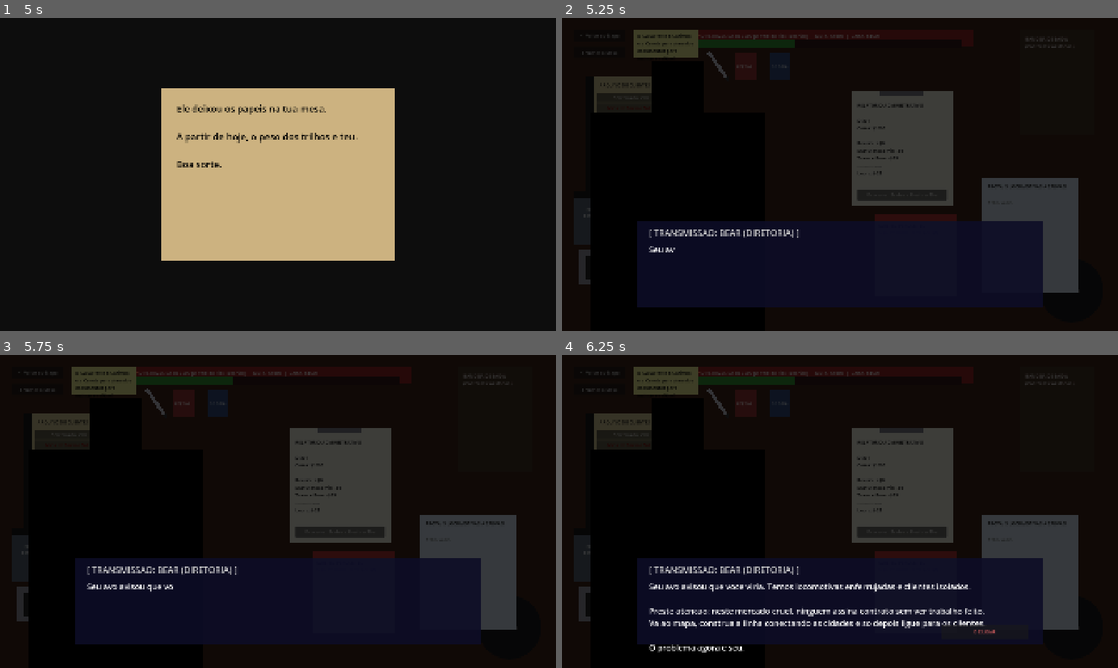
Above: before the commit, frames 1-4 (two rows, left to right).
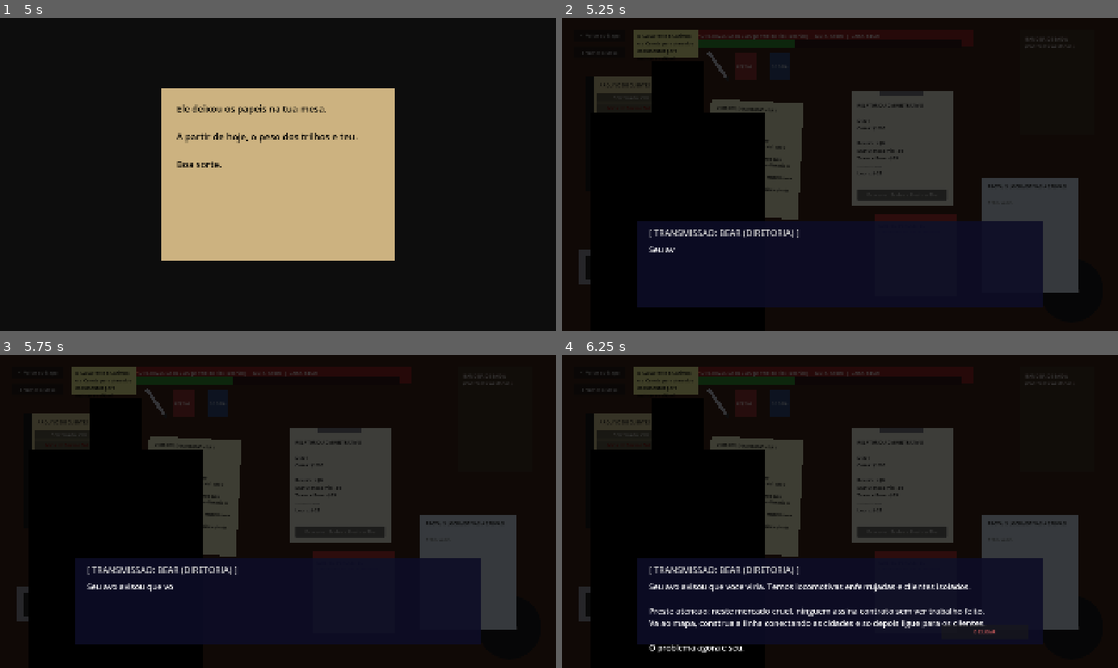
Above: after the commit, the same moments.

Repository: jonathanhenriques/Entregas_Ferroviarias
Game: Godot game, scene res://Main.tscn
The game is run twice, just before and just after one commit, with the same random seed, the same clock (stepped at 60 frames per second) and the same inputs. The project has no main scene, so this scene is started directly.
Inputs (mouse positions are in pixels of both pictures, inside the frame that each line leads up to):
- Up to frame 1 (5 s): click "NOVO JOGO" at 0.5 s; tap Enter at 1.25, 2.75, 4.25 s; move the mouse to (400, 158) at 1.27 s; click (400, 158) at 1.42 s; tap Space (ui_select) at 1.52, 2, 3.5, 4.52 s; drag from (166, 190) to (250, 237) at 2.02 s; move the mouse to (333, 105) at 2.77 s; click (333, 105) at 2.92 s; drag from (250, 237) to (111, 127) at 3.52 s; move the mouse to (444, 221) at 4.27 s; click (444, 221) at 4.42 s
- Up to frame 2 (5.25 s): tap Space (ui_select) at 5 s; drag from (673, 127) to (756, 96) at 5.02 s
- Up to frame 3 (5.75 s): no input
- Up to frame 4 (6.25 s): click "<- Voltar ao Mapa" at 5.75 s

Frame 1 is identical in both runs. In frame 2, 2.7% of the frame differs, in the area x 3-44%, y 26-65%; in frame 3, 2.7%; in frame 4, 2.7%.

Commit message:
removendo as Dicas soltas e introduzindo Documentos Oficiais de Diretrizes que aparecem nos momentos exatos para ensinar o jogador. Formulário de Extensão agora fica escondido e só aparece na mesa se houver algum contrato prestes a vencer no dia seguinte, acompanhado de um bilhete de aviso!  implementada a cutscene de ligação do Agiota para ofertar um empréstimo.

Diff:
--- a/cutscene_dialog.gd
+++ b/cutscene_dialog.gd
@@ -394,3 +394,55 @@
 	full_text += "Va ate la de vez em quando e valide os pacotes. Nao deixe a esteira acumular!"
 
 	_type_next_char(false)
+
+
+
+func start_loan_shark_call() -> void:
+	_reset_ui()
+	current_mode = "LOAN_SHARK"
+
+	name_label.text = "[ TRANSMISSAO DESCONHECIDA ]"
+	name_label.add_theme_color_override("font_color", Color.CRIMSON)
+
+	full_text = "Estou a ver que as coisas vao mal por ai, Diretor... Conta no vermelho, nao e?\n\n"
+	full_text += "Eu posso limpar a sua divida e deixar-lhe com $1500 na mao agora mesmo. "
+	full_text += "Em troca, cobrarei $150 por dia durante os proximos 20 dias.\n\n"
+	full_text += "Pega ou larga. Se disser nao e falir, o problema e seu."
+
+	btn_accept.text = "[ ACEITAR EMPRESTIMO ]"
+	btn_accept.visible = true
+	btn_reject.text = "[ RECUSAR E DESLIGAR ]"
+	btn_reject.visible = true
+
+	_type_next_char(false)
+
+
+func _on_accept_pressed() -> void:
+	if current_mode == "PROPOSAL":
+		contract_accepted.emit(offered_reward)
+		visible = false
+		call_closed.emit()
+	elif current_mode == "FISCAL":
+		fiscal_choice_made.emit(true, offered_reward)
+		visible = false
+		call_closed.emit()
+	elif current_mode == "LOAN_SHARK":
+		if GameManager.has_method("accept_loan_shark"):
+			GameManager.accept_loan_shark()
+		visible = false
+		call_closed.emit()
+
+func _on_reject_pressed() -> void:
+	if current_mode == "PROPOSAL":
+		contract_rejected.emit()
+		visible = false
+		call_closed.emit()
+	elif current_mode == "FISCAL":
+		fiscal_choice_made.emit(false, offered_reward)
+		visible = false
+		call_closed.emit()
+	elif current_mode == "LOAN_SHARK":
+		if GameManager.has_method("reject_loan_shark"):
+			GameManager.reject_loan_shark()
+		visible = false
+		call_closed.emit()
--- a/deskview.gd
+++ b/deskview.gd
@@ -254,6 +254,7 @@
 	pad_extension.color = Color(0.35, 0.4, 0.45)
 	pad_extension.size = Vector2(140, 180)
 	pad_extension.position = Vector2(40, 600)
+	pad_extension.visible = false # ADICIONE ESTA LINHA AQUI!
 	ui_layer.add_child(pad_extension)
 
 	var pad_clip_ext = ColorRect.new()
@@ -1398,58 +1399,42 @@
 	for child in task_vbox.get_children():
 		child.queue_free()
 
-	var has_tasks = false
-
-	if GameManager.broken_tiles.size() > 0:
-		var l = Label.new()
-		l.text = "[!] URGENTE: Consertar a via destruida!"
-		l.add_theme_color_override("font_color", Color.RED)
-		l.add_theme_font_size_override("font_size", 14)
-		l.autowrap_mode = TextServer.AUTOWRAP_WORD_SMART
-		l.custom_minimum_size = Vector2(260, 0)
-		task_vbox.add_child(l)
-		has_tasks = true
+	if GameManager.active_contracts.size() == 0:
+		var lbl = Label.new()
+		lbl.text = "Nenhum contrato ativo no momento."
+		lbl.add_theme_color_override("font_color", Color.DIM_GRAY)
+		lbl.add_theme_font_size_override("font_size", 12)
+		task_vbox.add_child(lbl)
+		return
 
 	for c in GameManager.active_contracts:
+		var lbl = Label.new()
+		var rid = c["route_id"]
+		var t = "- " + c["company_name"] + "\n  Status: "
+
 		if c.has("pending_route_days"):
-			var l = Label.new()
-			l.text = "[ ] Via p/ " + c["route_name"] + " (" + str(c["pending_route_days"]) + "d)"
-			l.add_theme_color_override("font_color", Color(0.7, 0.1, 0.1))
-			l.add_theme_font_size_override("font_size", 14)
-			l.autowrap_mode = TextServer.AUTOWRAP_WORD_SMART
-			l.custom_minimum_size = Vector2(260, 0)
-			task_vbox.add_child(l)
-			has_tasks = true
-
-	for k in GameManager.routes_under_construction.keys():
-		var d = GameManager.routes_under_construction[k]
-		if d > 0:
-			var l = Label.new()
-			l.text = "[ ] Aguardar Obras na Via (" + str(d) + "d)"
-			l.add_theme_color_override("font_color", Color(0.2, 0.2, 0.6))
-			l.add_theme_font_size_override("font_size", 14)
-			l.autowrap_mode = TextServer.AUTOWRAP_WORD_SMART
-			l.custom_minimum_size = Vector2(260, 0)
-			task_vbox.add_child(l)
-			has_tasks = true
-			break
-
-	if GameManager.money < 0:
-		var l = Label.new()
-		l.text = "[!] SALDO NEGATIVO! Gerar receita URGENTE!"
-		l.add_theme_color_override("font_color", Color.RED)
-		l.add_theme_font_size_override("font_size", 14)
-		l.autowrap_mode = TextServer.AUTOWRAP_WORD_SMART
-		l.custom_minimum_size = Vector2(260, 0)
-		task_vbox.add_child(l)
-		has_tasks = true
-
-	if not has_tasks:
-		var l = Label.new()
-		l.text = "Tudo em ordem. Tome um cafe."
-		l.add_theme_color_override("font_color", Color.DIM_GRAY)
-		l.add_theme_font_size_override("font_size", 14)
-		task_vbox.add_child(l)
+			var is_building = (GameManager.routes_under_construction.get(rid, 0) > 0)
+			if is_building:
+				t += "EM OBRAS (" + str(GameManager.routes_under_construction[rid]) + "d restantes)"
+				lbl.add_theme_color_override("font_color", Color.DARK_GOLDENROD)
+			else:
+				t += "ROTA INEXISTENTE (" + str(c["pending_route_days"]) + "d p/ falha)"
+				lbl.add_theme_color_override("font_color", Color.DARK_RED)
+		else:
+			var stats = GameManager.network_stats.get(rid, {})
+			if stats.get("is_broken", false):
+				t += "INTERROMPIDO (Falha na Via)"
+				lbl.add_theme_color_override("font_color", Color.CRIMSON)
+			else:
+				t += "OPERACIONAL (" + str(c["days_left"]) + "d restantes)"
+				lbl.add_theme_color_override("font_color", Color.DARK_GREEN)
+
+		lbl.text = t
+		lbl.autowrap_mode = TextServer.AUTOWRAP_WORD_SMART
+		lbl.add_theme_font_size_override("font_size", 12)
+		task_vbox.add_child(lbl)
+
+
 
 func _update_active_contracts_text() -> void:
 	for child in contracts_vbox.get_children():
@@ -1839,13 +1824,37 @@
 		_on_organize_pressed()
 
 		var has_bp = false
+		var has_tut1 = false
+		var has_tut2 = false
+		var has_ext_note = false
+
 		for p in spawned_papers:
-			if p.get_meta("is_blueprint", false):
-				has_bp = true
-				break
+			if p.has_meta("is_blueprint") and p.get_meta("is_blueprint"): has_bp = true
+			if p.has_meta("is_tutorial_1"): has_tut1 = true
+			if p.has_meta("is_tutorial_2"): has_tut2 = true
+			if p.has_meta("is_ext_note"): has_ext_note = true
 
 		if not GameManager.pending_blueprint.is_empty() and not has_bp:
 			_spawn_blueprint_form()
+
+		# FASE 2: TUTORIAL DINÂMICO DE INÍCIO
+		if GameManager.current_day == 1 and not GameManager.is_first_route_built and not has_tut1:
+			_spawn_tutorial_paper(1)
+
+		if GameManager.boss_package_intro_done and not has_tut2 and GameManager.current_day <= 3:
+			_spawn_tutorial_paper(2)
+
+		# FASE 2: FORMULÁRIO DE EXTENSÃO INTELIGENTE
+		var needs_extension = false
+		for c in GameManager.active_contracts:
+			if not c.has("pending_route_days") and c["days_left"] == 1:
+				needs_extension = true
+
+		if is_instance_valid(pad_extension):
+			pad_extension.visible = needs_extension
+
+		if needs_extension and not has_ext_note:
+			_spawn_extension_warning_note()
 
 		if GameManager.broken_tiles.size() > 0:
 			GameManager.pending_radio_event = true
@@ -1860,10 +1869,13 @@
 			GameManager.pending_boss_package_call = false
 			GameManager.boss_package_intro_done = true
 			phone_cutscene.start_boss_package_call()
+		elif GameManager.pending_shark_call and not GameManager.shark_declined and not GameManager.has_loan_shark:
+			GameManager.pending_shark_call = false
+			if phone_cutscene.has_method("start_loan_shark_call"):
+				phone_cutscene.start_loan_shark_call()
 		elif not GameManager.intro_played:
 			GameManager.intro_played = true
 			phone_cutscene.start_boss_intro()
-
 
 func _on_back_map_pressed() -> void:
 	get_parent().go_to_map()
@@ -1885,3 +1897,63 @@
 	_update_diretrizes()
 	_update_active_contracts_text()
 	_update_task_pad()
+
+
+
+func _spawn_tutorial_paper(type: int) -> void:
+	var paper = ColorRect.new()
+	paper.color = Color(0.95, 0.95, 0.8)
+	paper.size = Vector2(320, 400)
+	paper.pivot_offset = paper.size / 2.0
+	paper.position = Vector2(500 + randf_range(-20, 20), 300 + randf_range(-20, 20))
+	paper.rotation_degrees = randf_range(-3, 3)
+
+	var content = Control.new()
+	content.set_anchors_preset(Control.PRESET_FULL_RECT)
+	content.mouse_filter = Control.MOUSE_FILTER_IGNORE
+	paper.add_child(content)
+
+	var lbl = Label.new()
+	lbl.add_theme_color_override("font_color", Color.BLACK)
+	lbl.autowrap_mode = TextServer.AUTOWRAP_WORD_SMART
+	lbl.add_theme_font_size_override("font_size", 13)
+	lbl.position = Vector2(20, 20)
+	lbl.size = paper.size - Vector2(40, 40)
+
+	if type == 1:
+		lbl.text = "DIRETRIZES DE OPERACAO - DIA 1\n\nBem-vindo a Diretoria.\n\nPASSOS PARA HOJE:\n1. Abra o 'Arquivo de Clientes'.\n2. Clique em 'Preparar Contrato' para a Rota Azul <-> Vermelha.\n3. Arraste a Caneta e o Carimbo para aprovar e mova o papel para a Bandeja de Saida.\n4. Va ao Mapa (<-), clique em Modo Obras e ligue as duas estacoes.\n5. Clique em Gerar Planta, assine a planta na mesa e finalize o dia!"
+		paper.set_meta("is_tutorial_1", true)
+	elif type == 2:
+		lbl.text = "DIRETRIZES DE TRIAGEM\n\nSua rota esta pronta! A partir de agora, pacotes chegarao na Estacao de Triagem.\n\n- Va para a Triagem e chame pacotes.\n- Verifique o peso na balanca.\n- Use o Raio-X se desconfiar.\n- Se o peso ou o selo estiverem errados, REJEITE.\n- Cuidado com o Temporizador! O trem parte em breve."
+		paper.set_meta("is_tutorial_2", true)
+
+	content.add_child(lbl)
+	paper.set_meta("is_paper", true)
+	paper.set_meta("action", "")
+	_make_draggable(paper, "paper")
+	_add_ball_visual(paper)
+	ui_layer.add_child(paper)
+	spawned_papers.append(paper)
+
+func _spawn_extension_warning_note() -> void:
+	var note = ColorRect.new()
+	note.color = Color(0.9, 0.5, 0.5)
+	note.size = Vector2(220, 150)
+	note.position = Vector2(700, 200)
+	note.rotation_degrees = -5
+
+	var lbl = Label.new()
+	lbl.text = "AVISO DO CHEFE:\nUm dos nossos contratos vence amanha! Se nao renovarmos, o cliente processa-nos. Use o Formulario de Extensao (O bloco a esquerda)!"
+	lbl.add_theme_color_override("font_color", Color.BLACK)
+	lbl.autowrap_mode = TextServer.AUTOWRAP_WORD_SMART
+	lbl.add_theme_font_size_override("font_size", 12)
+	lbl.position = Vector2(10, 10)
+	lbl.size = Vector2(200, 130)
+	note.add_child(lbl)
+
+	note.set_meta("is_paper", true)
+	note.set_meta("is_ext_note", true)
+	note.set_meta("action", "")
+	_make_draggable(note, "paper")
+	ui_layer.add_child(note)
+	spawned_papers.append(note)
--- a/game_manager.gd
+++ b/game_manager.gd
@@ -103,16 +103,13 @@
 
 func _process(delta: float) -> void:
 	if current_day > 0 and money > -9999:
-		# Limite de falência
 		if money <= -2000:
 			trigger_bankruptcy()
 			return
 
-		# Gatilho do Agiota
 		if money <= -1500 and not has_loan_shark and not pending_shark_call and not shark_declined:
 			pending_shark_call = true
 
-		# OPÇÃO A: Acelera a primeira rota do jogo para durar apenas 1 dia!
 		if not is_first_route_built and routes_under_construction.size() > 0:
 			is_first_route_built = true
 			for k in routes_under_construction.keys():
@@ -120,17 +117,23 @@
 
 		if not has_ready_route(): return
 
-		# Gatilho do Chefe
 		if not boss_package_intro_done and not pending_boss_package_call:
 			pending_boss_package_call = true
 
-		# TEMPORIZADOR DO TURNO (O comboio vai partir!)
+		# CORREÇÃO: Inicia o turno de encomendas na mesma hora em que o chefe desliga o telefone no Dia 2!
+		if boss_package_intro_done and not shift_active and packages_generated_today == 0:
+			shift_time_left = 120.0 + (get_daily_package_limit() * 10.0)
+			shift_active = true
+			for i in range(get_daily_package_limit()):
+				_generate_package()
+			package_queue_updated.emit(package_queue.size())
+
 		if boss_package_intro_done and shift_active:
 			shift_time_left -= delta
 			if shift_time_left <= 0:
 				shift_active = false
 				if package_queue.size() > 0:
-					add_strike("O comboio partiu e " + str(package_queue.size()) + " encomendas ficaram na plataforma!")
+					if has_method("add_strike"): add_strike("O comboio partiu e " + str(package_queue.size()) + " encomendas ficaram na plataforma!")
 					package_queue.clear()
 					package_queue_updated.emit(0)
 
@@ -276,18 +279,11 @@
 
 	_generate_daily_generics()
 
-	# PREPARAÇÃO DO TURNO DE TRIAGEM PARA O DIA SEGUINTE
+	# CORREÇÃO: Limpa o turno à noite para ele iniciar limpo de manhã
 	package_queue.clear()
 	packages_generated_today = 0
 	shift_active = false
-
-	if has_ready_route() and boss_package_intro_done:
-		shift_time_left = 120.0 + (get_daily_package_limit() * 10.0) # 2 a 3 minutos
-		shift_active = true
-		for i in range(get_daily_package_limit()):
-			_generate_package()
-
-	package_queue_updated.emit(package_queue.size())
+	package_queue_updated.emit(0)
 
 	contracts_updated.emit()
 	current_day += 1
@@ -295,6 +291,8 @@
 
 	if money <= -2000: trigger_bankruptcy()
 	elif money >= LevelData.LEVELS[current_level]["goal"]: trigger_victory()
+
+
 
 func get_daily_package_limit() -> int:
 	if current_day <= 2: return 3
Not shown, added: main.tscn41186515308.tmp
Not shown, added: main.tscn41216239104.tmp
